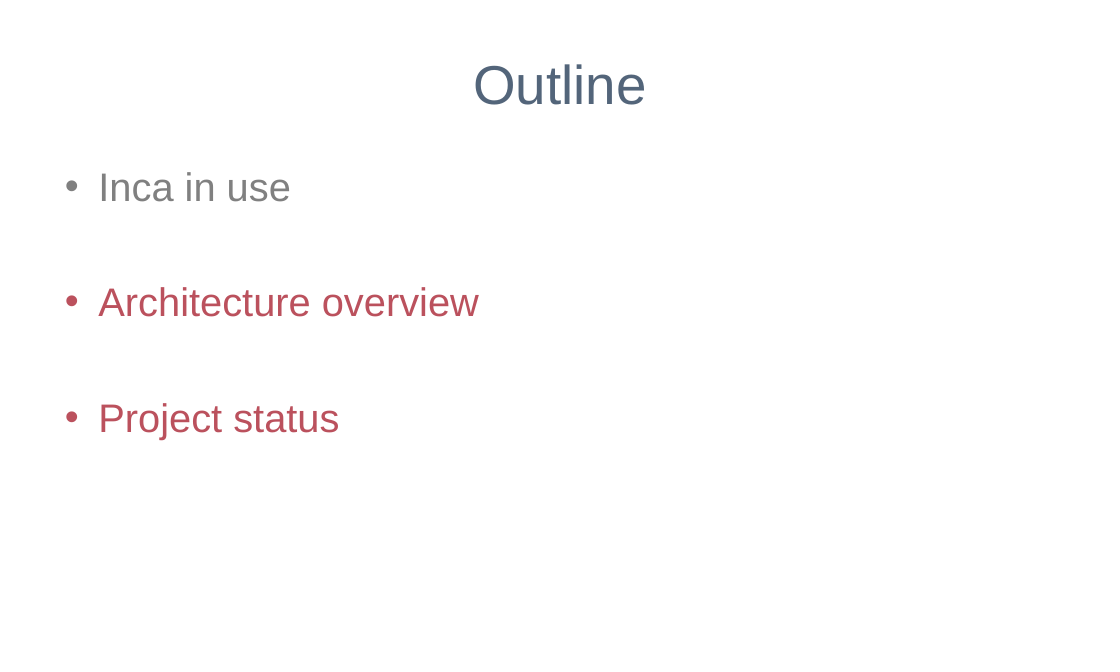
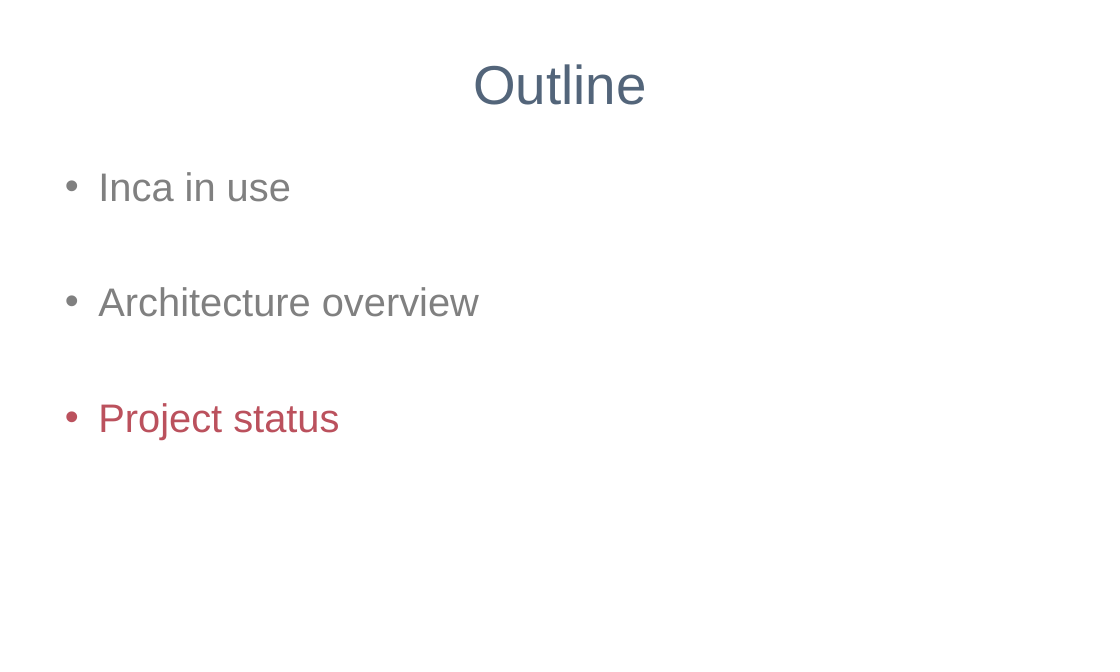
Before and after one commit to IncaProject/inca-xsede, a slide deck: slide 25 of talks/sc06/sc_06.ppt (slide 22 before the commit). Drawn at 1120x672 pixels with LibreOffice and Linux fonts; fonts in the diff are those of the drawing; background and template pictures are left out. Boxes give left, top, right and bottom in pixels: in the first picture for what was removed or moved away, otherwise in the second. Text is boxed around its words. In the diff, an @@ line names an element or a change of style, - is before the commit and + after.

```diff
--- a/talks/sc06/sc_06.ppt
+++ b/talks/sc06/sc_06.ppt
@@ text at (98, 287, 479, 317): text colour #BB515D to #808080 in "Architecture overview"; bullet colour #BB515D to #808080 @@
```
Also in this commit, not shown: 5 other slides changed, 4 slides added, 1 slide removed.
